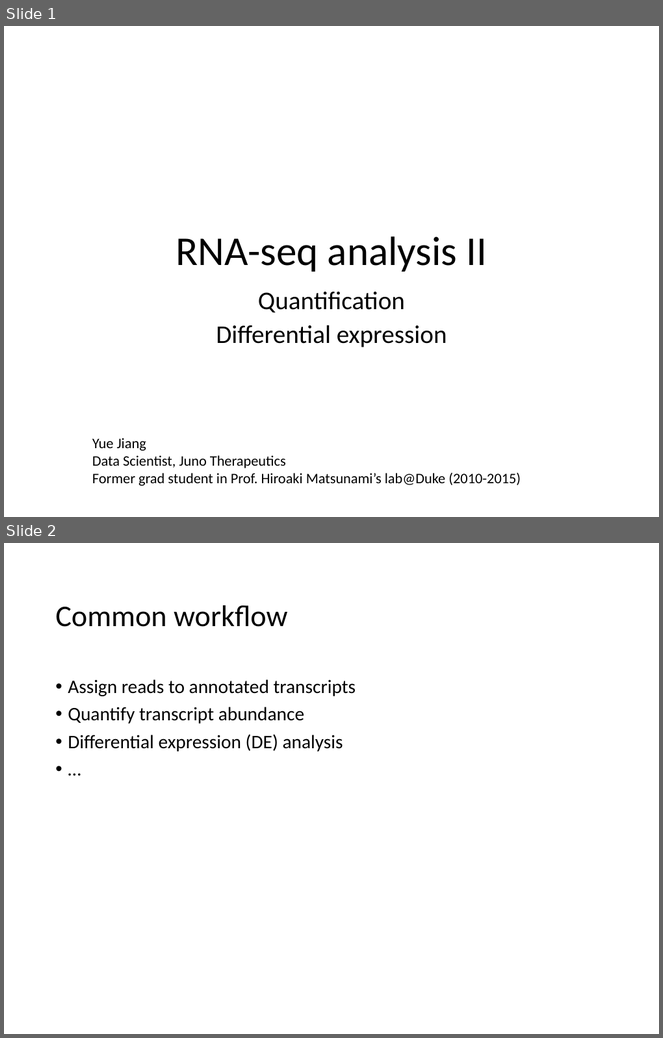
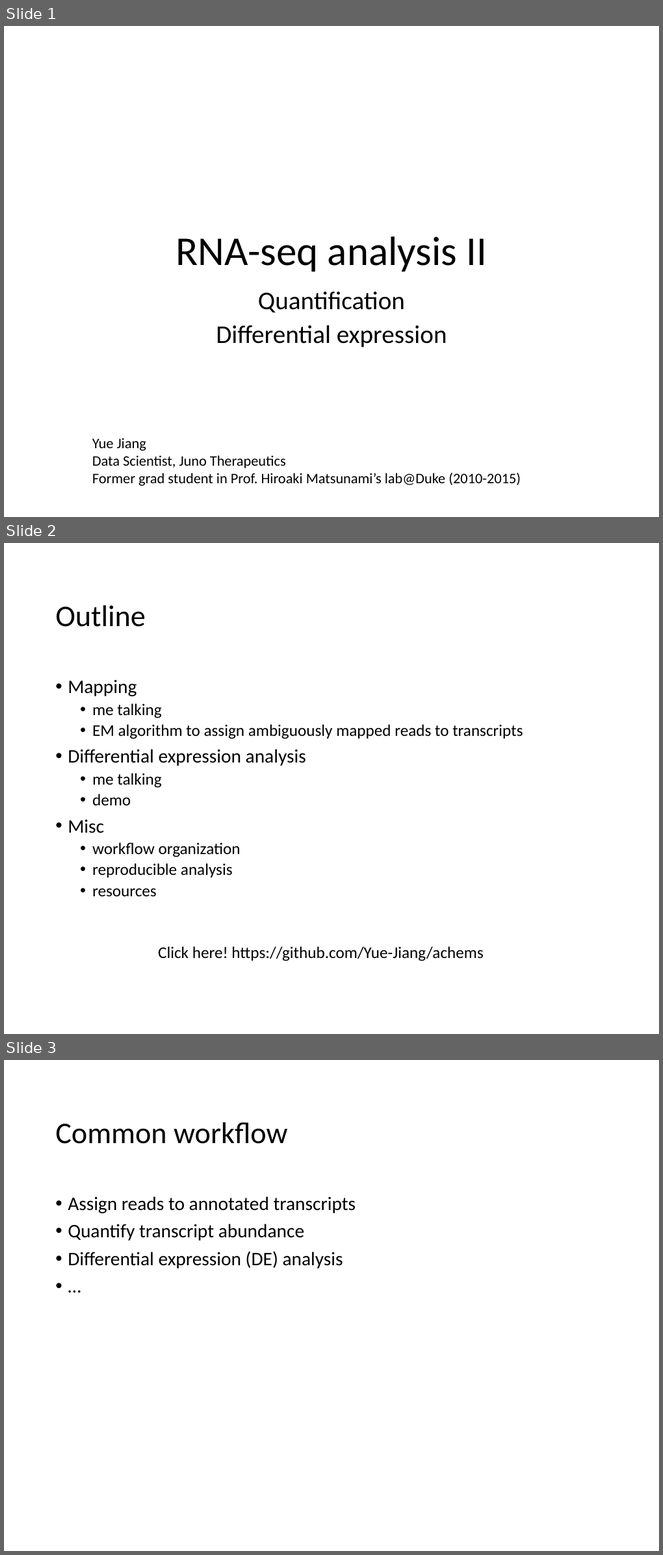
Before and after one commit to Yue-Jiang/achems, a slide deck: rnaseq_workshop.pptx. Shown one above the other, each under a label of ours: slides 1 and 2 before the commit, slides 1, 2 and 3 after it. The pictures are 663x1038 and 663x1555 pixels, drawn with LibreOffice and Linux fonts; fonts in the diff are those of the drawing. Boxes give left, top, right and bottom in pixels: in the first picture for what was removed or moved away, otherwise in the second. Text is boxed around its words. In the diff, an @@ line names an element or a change of style, - is before the commit and + after.

```diff
--- a/rnaseq_workshop.pptx
+++ b/rnaseq_workshop.pptx
@@ slide 2 added at [4, 543, 659, 1034], background #FFFFFF @@
@@ title added at [55, 605, 146, 627], 33 pt, text #000000 @@
+Outline
@@ text added at [68, 679, 523, 897], 18 pt, text #000000 @@
+• Mapping
+  • me talking
+  • EM algorithm to assign ambiguously mapped reads to transcripts
+• Differential expression analysis
+  • me talking
+  • demo
+• Misc
+  • workflow organization
+  • reproducible analysis
+  • resources
@@ text added at [158, 947, 483, 962], 18 pt, text #000000 @@
+Click here! https://github.com/Yue-Jiang/achems
@@ what was slide 2 is now slide 3 @@
```
Also in this commit, not shown: 5 slides changed, 2 other slides added.
